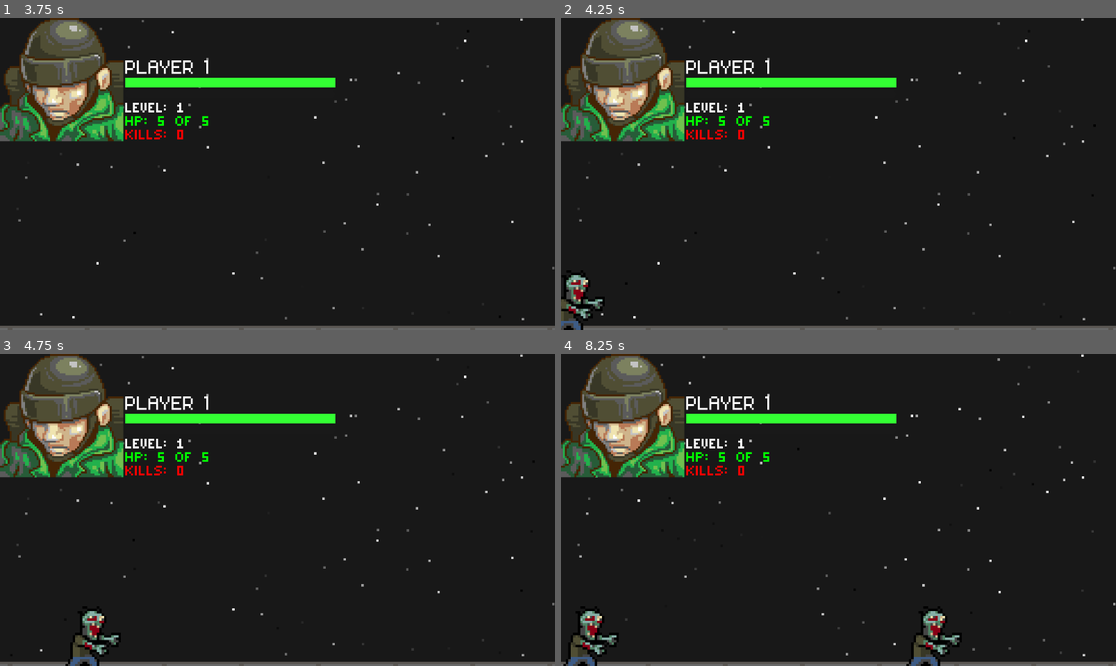
Above: before the commit, frames 1-4 (two rows, left to right).
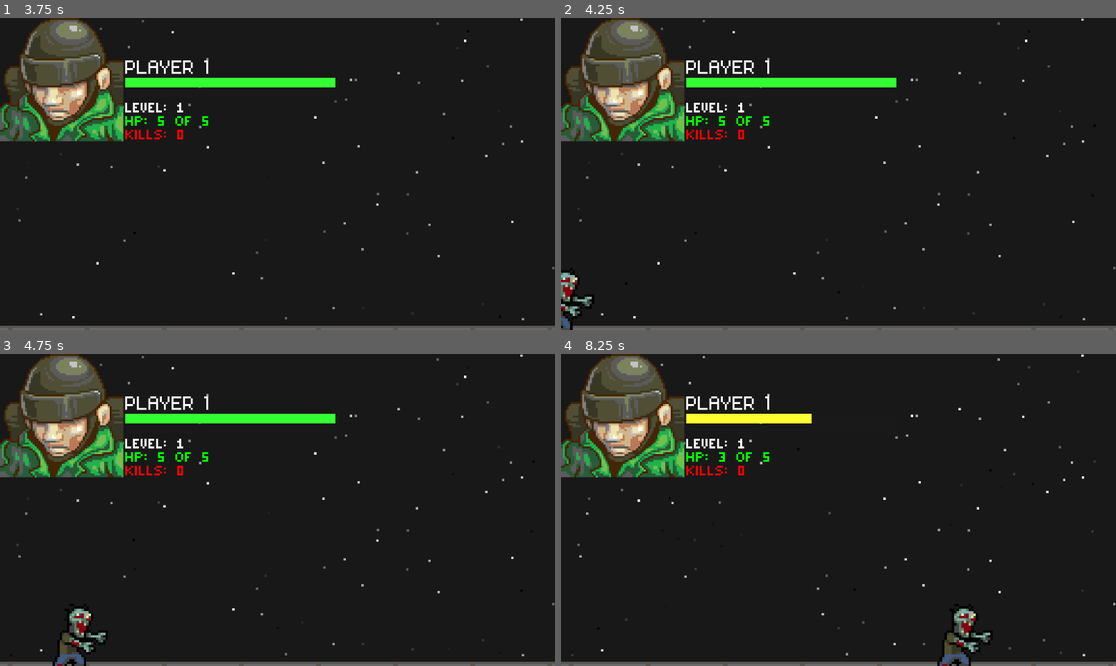
Above: after the commit, the same moments.

Repository: Tekknobot/ZombieSlug
Game: Godot game, scene res://Scenes/Main.tscn
Two runs of this game, one before a commit and one after it. Both use one fixed random seed, a clock stepped at 60 frames per second and the inputs below.
Inputs:
- Up to frame 1 (3.75 s): hold Right (ui_right) 0.53-2.03 s; tap Enter at 1.25, 2.75 s; tap Space at 2, 3.5 s; hold Left (ui_left) 2.03-2.78 s; hold Right (ui_right) from 2.78 s (still down)
- Up to frame 2 (4.25 s): keep holding Right (ui_right)
- Up to frame 3 (4.75 s): release Right (ui_right) at 4.28 s; hold Left (ui_left) from 4.28 s (still down)
- Up to frame 4 (8.25 s): release Left (ui_left) at 5.03 s; hold Right (ui_right) 5.03-5.78 s; hold Left (ui_left) 5.78-7.28 s; hold Right (ui_right) from 7.28 s (still down)

Frame 1 is identical in both runs. In frame 2, 0.7% of the frame differs, in the area x 0-8%, y 81-100%; in frame 3, 1.1%; in frame 4, 3.3%, in the area x 0-78%, y 19-100%.

Commit message:
Mini boss now takes damage from  summons.

Diff:
--- a/Scenes/Main.tscn
+++ b/Scenes/Main.tscn
@@ -6,11 +6,11 @@
 [ext_resource type="Script" path="res://Scripts/zombie_spawner.gd" id="4_js2x2"]
 [ext_resource type="Script" path="res://Scripts/hud.gd" id="5_id8m6"]
 [ext_resource type="Texture2D" uid="uid://8rdc17mv80x6" path="res://UI/buttons.png" id="5_rbj0p"]
-[ext_resource type="PackedScene" uid="uid://bnrw6icu4tawb" path="res://Scenes/Sprites/zombie_boss.tscn" id="6_aqvef"]
+[ext_resource type="PackedScene" uid="uid://5dojusd738pm" path="res://Scenes/Sprites/zombie_big.tscn" id="6_blc1p"]
 [ext_resource type="Texture2D" uid="uid://bkcwqu2daxeth" path="res://Portraits/soldier_port.png" id="6_vq0dw"]
 [ext_resource type="FontFile" uid="uid://csnhk3q4gx0" path="res://Fonts/magofonts/mago1.ttf" id="7_juo3a"]
 [ext_resource type="FontFile" uid="uid://buw362wjb8o8d" path="res://Fonts/magofonts/mago2.ttf" id="7_vaiej"]
-[ext_resource type="PackedScene" uid="uid://bm1g128j70kea" path="res://Scenes/Effects/StarNight.tscn" id="10_eeh2b"]
+[ext_resource type="PackedScene" path="res://Scenes/Effects/StarNight.tscn" id="10_eeh2b"]
 [ext_resource type="Script" path="res://Scripts/healthbar.gd" id="10_j2nv3"]
 
 [sub_resource type="RectangleShape2D" id="RectangleShape2D_kr8lm"]
@@ -766,7 +766,7 @@
 [node name="ZombieSpawner" type="Node2D" parent="."]
 script = ExtResource("4_js2x2")
 zombie_scene = ExtResource("3_rbltb")
-boss_scene = ExtResource("6_aqvef")
+boss_scene = ExtResource("6_blc1p")
 spawn_interval = 1.0
 spawn_distance = 500.0
 
--- a/Scenes/Sprites/dog.tscn
+++ b/Scenes/Sprites/dog.tscn
@@ -65,7 +65,7 @@
 }],
 "loop": true,
 "name": &"attack",
-"speed": 12.0
+"speed": 24.0
 }, {
 "frames": [],
 "loop": false,
--- a/Scenes/Sprites/zombie.tscn
+++ b/Scenes/Sprites/zombie.tscn
@@ -182,10 +182,10 @@
 }]
 
 [sub_resource type="CircleShape2D" id="CircleShape2D_n5t24"]
+radius = 11.0
 
 [node name="Zombie" type="CharacterBody2D" groups=["Zombie"]]
 script = ExtResource("1_75npq")
-max_speed = 65.0
 max_health = 3
 
 [node name="AnimatedSprite2D" type="AnimatedSprite2D" parent="."]
--- /dev/null
+++ b/Scenes/Sprites/zombie_big.tscn
@@ -0,0 +1,205 @@
+[gd_scene load_steps=43 format=3 uid="uid://5dojusd738pm"]
+
+[ext_resource type="Script" path="res://Scripts/zombie.gd" id="1_gucco"]
+[ext_resource type="Texture2D" uid="uid://cwttiy82qxf31" path="res://Scenes/Sprites/zombie/attack/zomb_atk1.png" id="2_x746p"]
+[ext_resource type="Texture2D" uid="uid://qnjdb2b476oc" path="res://Scenes/Sprites/zombie/attack/zomb_atk2.png" id="3_nr8rq"]
+[ext_resource type="Texture2D" uid="uid://conbn7eijk7ik" path="res://Scenes/Sprites/zombie/attack/zomb_atk3.png" id="4_1cfdv"]
+[ext_resource type="Texture2D" uid="uid://bbiip3q4hsnca" path="res://Scenes/Sprites/zombie/attack/zomb_atk4.png" id="5_vkruh"]
+[ext_resource type="Texture2D" uid="uid://b4bi7t7jgmuec" path="res://Scenes/Sprites/zombie/attack/zomb_atk5.png" id="6_w324t"]
+[ext_resource type="Texture2D" uid="uid://ds5m57cm46te3" path="res://Scenes/Sprites/zombie/attack/zomb_atk6.png" id="7_1v52e"]
+[ext_resource type="Texture2D" uid="uid://cwjoqf60hadln" path="res://Scenes/Sprites/zombie/attack/zomb_atk7.png" id="8_hxy72"]
+[ext_resource type="Texture2D" uid="uid://dkdnlfb307248" path="res://Scenes/Sprites/zombie/attack/zomb_atk8.png" id="9_phoym"]
+[ext_resource type="Texture2D" uid="uid://5kuwlayi1kxs" path="res://Scenes/Sprites/zombie/attack/zomb_atk9.png" id="10_th4m0"]
+[ext_resource type="Texture2D" uid="uid://d33mn8hqylym0" path="res://Scenes/Sprites/zombie/death/zombdeath1.png" id="11_g40ti"]
+[ext_resource type="Texture2D" uid="uid://bdjmjwslvoh1p" path="res://Scenes/Sprites/zombie/death/zombdeath2.png" id="12_1gyqj"]
+[ext_resource type="Texture2D" uid="uid://bj1hb4d75skp8" path="res://Scenes/Sprites/zombie/death/zombdeath3.png" id="13_l3bq2"]
+[ext_resource type="Texture2D" uid="uid://bhb55le4l04xe" path="res://Scenes/Sprites/zombie/death/zombdeath4.png" id="14_ie7mt"]
+[ext_resource type="Texture2D" uid="uid://d15nggjgsp263" path="res://Scenes/Sprites/zombie/death/zombdeath5.png" id="15_rsn81"]
+[ext_resource type="Texture2D" uid="uid://dhlxvl535sjvt" path="res://Scenes/Sprites/zombie/death/zombdeath6.png" id="16_i8xnh"]
+[ext_resource type="Texture2D" uid="uid://chc0m8hbl7pyu" path="res://Scenes/Sprites/zombie/death/zombdeath7.png" id="17_c6ip3"]
+[ext_resource type="Texture2D" uid="uid://ce8iblqfusimq" path="res://Scenes/Sprites/zombie/death/zombdeath8.png" id="18_lt0nm"]
+[ext_resource type="Texture2D" uid="uid://b6ttdibpfgrn8" path="res://Scenes/Sprites/zombie/idle/zombie_idle1.png" id="19_3u4fw"]
+[ext_resource type="Texture2D" uid="uid://btoqtsod45gqc" path="res://Scenes/Sprites/zombie/idle/zombie_idle2.png" id="20_b4s15"]
+[ext_resource type="Texture2D" uid="uid://fkv6sm2mdfc4" path="res://Scenes/Sprites/zombie/idle/zombie_idle3.png" id="21_chsyb"]
+[ext_resource type="Texture2D" uid="uid://dne03qbkspx0n" path="res://Scenes/Sprites/zombie/idle/zombie_idle4.png" id="22_wxnjr"]
+[ext_resource type="Texture2D" uid="uid://ckoyi6l2s5ahj" path="res://Scenes/Sprites/zombie/idle/zombie_idle5.png" id="23_8u0j6"]
+[ext_resource type="Texture2D" uid="uid://bs6egkba4nd0g" path="res://Scenes/Sprites/zombie/idle/zombie_idle6.png" id="24_y4g5g"]
+[ext_resource type="Texture2D" uid="uid://dxjegbbnp3b15" path="res://Scenes/Sprites/zombie/idle/zombie_idle7.png" id="25_plt8y"]
+[ext_resource type="Texture2D" uid="uid://dt51wlwgpjuu5" path="res://Scenes/Sprites/zombie/idle/zombie_idle8.png" id="26_bsada"]
+[ext_resource type="Texture2D" uid="uid://fcbtgkjenkjg" path="res://Scenes/Sprites/zombie/idle/zombie_idle9.png" id="27_odb8x"]
+[ext_resource type="Texture2D" uid="uid://jmfjpxs24kyd" path="res://Scenes/Sprites/zombie/idle/zombie_idle10.png" id="28_5l6md"]
+[ext_resource type="Texture2D" uid="uid://ddp2jaortrt0" path="res://Scenes/Sprites/zombie/idle/zombie_idle11.png" id="29_lglwn"]
+[ext_resource type="Texture2D" uid="uid://c285dillcm0gu" path="res://Scenes/Sprites/zombie/idle/zombie_idle12.png" id="30_wi84v"]
+[ext_resource type="Texture2D" uid="uid://caqq0bj7nltlf" path="res://Scenes/Sprites/zombie/idle/zombie_idle13.png" id="31_7qg10"]
+[ext_resource type="Texture2D" uid="uid://ceulsyilrttlt" path="res://Scenes/Sprites/zombie/idle/zombie_idle14.png" id="32_vpac0"]
+[ext_resource type="Texture2D" uid="uid://b1ggr5a8jw3ma" path="res://Scenes/Sprites/zombie/idle/zombie_idle15.png" id="33_5x67g"]
+[ext_resource type="Texture2D" uid="uid://pkn1oesytji0" path="res://Scenes/Sprites/zombie/idle/zombie_idle16.png" id="34_4556y"]
+[ext_resource type="Texture2D" uid="uid://h61s56kdc1ou" path="res://Scenes/Sprites/zombie/move/zomb1.png" id="35_dkcf4"]
+[ext_resource type="Texture2D" uid="uid://bs63wg0821lba" path="res://Scenes/Sprites/zombie/move/zomb2.png" id="36_02sli"]
+[ext_resource type="Texture2D" uid="uid://fsl7evesmsx7" path="res://Scenes/Sprites/zombie/move/zomb3.png" id="37_0xpjo"]
+[ext_resource type="Texture2D" uid="uid://qsa3qudet1kv" path="res://Scenes/Sprites/zombie/move/zomb4.png" id="38_xaff3"]
+[ext_resource type="Texture2D" uid="uid://css7ac8annlfv" path="res://Scenes/Sprites/zombie/move/zomb5.png" id="39_dpsd7"]
+[ext_resource type="Texture2D" uid="uid://b35xkorashy3" path="res://Scenes/Sprites/zombie/move/zomb6.png" id="40_5fi80"]
+
+[sub_resource type="SpriteFrames" id="SpriteFrames_yp3ch"]
+animations = [{
+"frames": [{
+"duration": 1.0,
+"texture": ExtResource("2_x746p")
+}, {
+"duration": 1.0,
+"texture": ExtResource("3_nr8rq")
+}, {
+"duration": 1.0,
+"texture": ExtResource("4_1cfdv")
+}, {
+"duration": 1.0,
+"texture": ExtResource("5_vkruh")
+}, {
+"duration": 1.0,
+"texture": ExtResource("6_w324t")
+}, {
+"duration": 1.0,
+"texture": ExtResource("7_1v52e")
+}, {
+"duration": 1.0,
+"texture": ExtResource("8_hxy72")
+}, {
+"duration": 1.0,
+"texture": ExtResource("9_phoym")
+}, {
+"duration": 1.0,
+"texture": ExtResource("10_th4m0")
+}],
+"loop": true,
+"name": &"attack",
+"speed": 24.0
+}, {
+"frames": [{
+"duration": 1.0,
+"texture": ExtResource("11_g40ti")
+}, {
+"duration": 1.0,
+"texture": ExtResource("12_1gyqj")
+}, {
+"duration": 1.0,
+"texture": ExtResource("13_l3bq2")
+}, {
+"duration": 1.0,
+"texture": ExtResource("14_ie7mt")
+}, {
+"duration": 1.0,
+"texture": ExtResource("15_rsn81")
+}, {
+"duration": 1.0,
+"texture": ExtResource("16_i8xnh")
+}, {
+"duration": 1.0,
+"texture": ExtResource("17_c6ip3")
+}, {
+"duration": 1.0,
+"texture": ExtResource("18_lt0nm")
+}],
+"loop": false,
+"name": &"death",
+"speed": 12.0
+}, {
+"frames": [{
+"duration": 1.0,
+"texture": ExtResource("19_3u4fw")
+}, {
+"duration": 1.0,
+"texture": ExtResource("20_b4s15")
+}, {
+"duration": 1.0,
+"texture": ExtResource("21_chsyb")
+}, {
+"duration": 1.0,
+"texture": ExtResource("22_wxnjr")
+}, {
+"duration": 1.0,
+"texture": ExtResource("23_8u0j6")
+}, {
+"duration": 1.0,
+"texture": ExtResource("24_y4g5g")
+}, {
+"duration": 1.0,
+"texture": ExtResource("25_plt8y")
+}, {
+"duration": 1.0,
+"texture": ExtResource("26_bsada")
+}, {
+"duration": 1.0,
+"texture": ExtResource("27_odb8x")
+}, {
+"duration": 1.0,
+"texture": ExtResource("28_5l6md")
+}, {
+"duration": 1.0,
+"texture": ExtResource("29_lglwn")
+}, {
+"duration": 1.0,
+"texture": ExtResource("30_wi84v")
+}, {
+"duration": 1.0,
+"texture": ExtResource("31_7qg10")
+}, {
+"duration": 1.0,
+"texture": ExtResource("32_vpac0")
+}, {
+"duration": 1.0,
+"texture": ExtResource("33_5x67g")
+}, {
+"duration": 1.0,
+"texture": ExtResource("34_4556y")
+}],
+"loop": true,
+"name": &"default",
+"speed": 12.0
+}, {
+"frames": [{
+"duration": 1.0,
+"texture": ExtResource("35_dkcf4")
+}, {
+"duration": 1.0,
+"texture": ExtResource("36_02sli")
+}, {
+"duration": 1.0,
+"texture": ExtResource("37_0xpjo")
+}, {
+"duration": 1.0,
+"texture": ExtResource("38_xaff3")
+}, {
+"duration": 1.0,
+"texture": ExtResource("39_dpsd7")
+}, {
+"duration": 1.0,
+"texture": ExtResource("40_5fi80")
+}],
+"loop": true,
+"name": &"move",
+"speed": 12.0
+}]
+
+[sub_resource type="CircleShape2D" id="CircleShape2D_n5t24"]
+radius = 11.0
+
+[node name="ZombieBig" type="CharacterBody2D" groups=["Zombie"]]
+script = ExtResource("1_gucco")
+xp_award = 10
+min_speed = 50.0
+attack_damage = 2
+max_health = 3
+
+[node name="AnimatedSprite2D" type="AnimatedSprite2D" parent="."]
+scale = Vector2(2, 2)
+sprite_frames = SubResource("SpriteFrames_yp3ch")
+animation = &"death"
+autoplay = "default"
+
+[node name="CollisionShape2D" type="CollisionShape2D" parent="." groups=["Zombie"]]
+position = Vector2(0, -31)
+shape = SubResource("CircleShape2D_n5t24")
+
+[node name="Point" type="Node2D" parent="."]
+position = Vector2(-18, -20)
--- a/Scenes/Sprites/zombie_boss.tscn
+++ /dev/null
@@ -1,204 +0,0 @@
-[gd_scene load_steps=43 format=3 uid="uid://bnrw6icu4tawb"]
-
-[ext_resource type="Script" path="res://Scripts/zombie.gd" id="1_xm44v"]
-[ext_resource type="Texture2D" uid="uid://cwttiy82qxf31" path="res://Scenes/Sprites/zombie/attack/zomb_atk1.png" id="2_a31eu"]
-[ext_resource type="Texture2D" uid="uid://qnjdb2b476oc" path="res://Scenes/Sprites/zombie/attack/zomb_atk2.png" id="3_4ad0e"]
-[ext_resource type="Texture2D" uid="uid://conbn7eijk7ik" path="res://Scenes/Sprites/zombie/attack/zomb_atk3.png" id="4_olef0"]
-[ext_resource type="Texture2D" uid="uid://bbiip3q4hsnca" path="res://Scenes/Sprites/zombie/attack/zomb_atk4.png" id="5_tqv7w"]
-[ext_resource type="Texture2D" uid="uid://b4bi7t7jgmuec" path="res://Scenes/Sprites/zombie/attack/zomb_atk5.png" id="6_ffhg5"]
-[ext_resource type="Texture2D" uid="uid://ds5m57cm46te3" path="res://Scenes/Sprites/zombie/attack/zomb_atk6.png" id="7_df01b"]
-[ext_resource type="Texture2D" uid="uid://cwjoqf60hadln" path="res://Scenes/Sprites/zombie/attack/zomb_atk7.png" id="8_t2olx"]
-[ext_resource type="Texture2D" uid="uid://dkdnlfb307248" path="res://Scenes/Sprites/zombie/attack/zomb_atk8.png" id="9_cmuc6"]
-[ext_resource type="Texture2D" uid="uid://5kuwlayi1kxs" path="res://Scenes/Sprites/zombie/attack/zomb_atk9.png" id="10_j105s"]
-[ext_resource type="Texture2D" uid="uid://d33mn8hqylym0" path="res://Scenes/Sprites/zombie/death/zombdeath1.png" id="11_spku7"]
-[ext_resource type="Texture2D" uid="uid://bdjmjwslvoh1p" path="res://Scenes/Sprites/zombie/death/zombdeath2.png" id="12_lex83"]
-[ext_resource type="Texture2D" uid="uid://bj1hb4d75skp8" path="res://Scenes/Sprites/zombie/death/zombdeath3.png" id="13_4cccg"]
-[ext_resource type="Texture2D" uid="uid://bhb55le4l04xe" path="res://Scenes/Sprites/zombie/death/zombdeath4.png" id="14_qq45i"]
-[ext_resource type="Texture2D" uid="uid://d15nggjgsp263" path="res://Scenes/Sprites/zombie/death/zombdeath5.png" id="15_frp3b"]
-[ext_resource type="Texture2D" uid="uid://dhlxvl535sjvt" path="res://Scenes/Sprites/zombie/death/zombdeath6.png" id="16_u1ilk"]
-[ext_resource type="Texture2D" uid="uid://chc0m8hbl7pyu" path="res://Scenes/Sprites/zombie/death/zombdeath7.png" id="17_yva34"]
-[ext_resource type="Texture2D" uid="uid://ce8iblqfusimq" path="res://Scenes/Sprites/zombie/death/zombdeath8.png" id="18_70tgc"]
-[ext_resource type="Texture2D" uid="uid://b6ttdibpfgrn8" path="res://Scenes/Sprites/zombie/idle/zombie_idle1.png" id="19_34l7b"]
-[ext_resource type="Texture2D" uid="uid://btoqtsod45gqc" path="res://Scenes/Sprites/zombie/idle/zombie_idle2.png" id="20_003xt"]
-[ext_resource type="Texture2D" uid="uid://fkv6sm2mdfc4" path="res://Scenes/Sprites/zombie/idle/zombie_idle3.png" id="21_xgfmw"]
-[ext_resource type="Texture2D" uid="uid://dne03qbkspx0n" path="res://Scenes/Sprites/zombie/idle/zombie_idle4.png" id="22_gfcjc"]
-[ext_resource type="Texture2D" uid="uid://ckoyi6l2s5ahj" path="res://Scenes/Sprites/zombie/idle/zombie_idle5.png" id="23_78rmr"]
-[ext_resource type="Texture2D" uid="uid://bs6egkba4nd0g" path="res://Scenes/Sprites/zombie/idle/zombie_idle6.png" id="24_83jtn"]
-[ext_resource type="Texture2D" uid="uid://dxjegbbnp3b15" path="res://Scenes/Sprites/zombie/idle/zombie_idle7.png" id="25_nnwu2"]
-[ext_resource type="Texture2D" uid="uid://dt51wlwgpjuu5" path="res://Scenes/Sprites/zombie/idle/zombie_idle8.png" id="26_r6go8"]
-[ext_resource type="Texture2D" uid="uid://fcbtgkjenkjg" path="res://Scenes/Sprites/zombie/idle/zombie_idle9.png" id="27_stn12"]
-[ext_resource type="Texture2D" uid="uid://jmfjpxs24kyd" path="res://Scenes/Sprites/zombie/idle/zombie_idle10.png" id="28_f0vb4"]
-[ext_resource type="Texture2D" uid="uid://ddp2jaortrt0" path="res://Scenes/Sprites/zombie/idle/zombie_idle11.png" id="29_5fcf3"]
-[ext_resource type="Texture2D" uid="uid://c285dillcm0gu" path="res://Scenes/Sprites/zombie/idle/zombie_idle12.png" id="30_kb01m"]
-[ext_resource type="Texture2D" uid="uid://caqq0bj7nltlf" path="res://Scenes/Sprites/zombie/idle/zombie_idle13.png" id="31_gigw3"]
-[ext_resource type="Texture2D" uid="uid://ceulsyilrttlt" path="res://Scenes/Sprites/zombie/idle/zombie_idle14.png" id="32_rjooq"]
-[ext_resource type="Texture2D" uid="uid://b1ggr5a8jw3ma" path="res://Scenes/Sprites/zombie/idle/zombie_idle15.png" id="33_ucv5k"]
-[ext_resource type="Texture2D" uid="uid://pkn1oesytji0" path="res://Scenes/Sprites/zombie/idle/zombie_idle16.png" id="34_nhpsu"]
-[ext_resource type="Texture2D" uid="uid://h61s56kdc1ou" path="res://Scenes/Sprites/zombie/move/zomb1.png" id="35_ho8om"]
-[ext_resource type="Texture2D" uid="uid://bs63wg0821lba" path="res://Scenes/Sprites/zombie/move/zomb2.png" id="36_6wqrk"]
-[ext_resource type="Texture2D" uid="uid://fsl7evesmsx7" path="res://Scenes/Sprites/zombie/move/zomb3.png" id="37_m0p2s"]
-[ext_resource type="Texture2D" uid="uid://qsa3qudet1kv" path="res://Scenes/Sprites/zombie/move/zomb4.png" id="38_m4xwm"]
-[ext_resource type="Texture2D" uid="uid://css7ac8annlfv" path="res://Scenes/Sprites/zombie/move/zomb5.png" id="39_7xsgh"]
-[ext_resource type="Texture2D" uid="uid://b35xkorashy3" path="res://Scenes/Sprites/zombie/move/zomb6.png" id="40_mps4t"]
-
-[sub_resource type="SpriteFrames" id="SpriteFrames_yp3ch"]
-animations = [{
-"frames": [{
-"duration": 1.0,
-"texture": ExtResource("2_a31eu")
-}, {
-"duration": 1.0,
-"texture": ExtResource("3_4ad0e")
-}, {
-"duration": 1.0,
-"texture": ExtResource("4_olef0")
-}, {
-"duration": 1.0,
-"texture": ExtResource("5_tqv7w")
-}, {
-"duration": 1.0,
-"texture": ExtResource("6_ffhg5")
-}, {
-"duration": 1.0,
-"texture": ExtResource("7_df01b")
-}, {
-"duration": 1.0,
-"texture": ExtResource("8_t2olx")
-}, {
-"duration": 1.0,
-"texture": ExtResource("9_cmuc6")
-}, {
-"duration": 1.0,
-"texture": ExtResource("10_j105s")
-}],
-"loop": true,
-"name": &"attack",
-"speed": 24.0
-}, {
-"frames": [{
-"duration": 1.0,
-"texture": ExtResource("11_spku7")
-}, {
-"duration": 1.0,
-"texture": ExtResource("12_lex83")
-}, {
-"duration": 1.0,
-"texture": ExtResource("13_4cccg")
-}, {
-"duration": 1.0,
-"texture": ExtResource("14_qq45i")
-}, {
-"duration": 1.0,
-"texture": ExtResource("15_frp3b")
-}, {
-"duration": 1.0,
-"texture": ExtResource("16_u1ilk")
-}, {
-"duration": 1.0,
-"texture": ExtResource("17_yva34")
-}, {
-"duration": 1.0,
-"texture": ExtResource("18_70tgc")
-}],
-"loop": false,
-"name": &"death",
-"speed": 12.0
-}, {
-"frames": [{
-"duration": 1.0,
-"texture": ExtResource("19_34l7b")
-}, {
-"duration": 1.0,
-"texture": ExtResource("20_003xt")
-}, {
-"duration": 1.0,
-"texture": ExtResource("21_xgfmw")
-}, {
-"duration": 1.0,
-"texture": ExtResource("22_gfcjc")
-}, {
-"duration": 1.0,
-"texture": ExtResource("23_78rmr")
-}, {
-"duration": 1.0,
-"texture": ExtResource("24_83jtn")
-}, {
-"duration": 1.0,
-"texture": ExtResource("25_nnwu2")
-}, {
-"duration": 1.0,
-"texture": ExtResource("26_r6go8")
-}, {
-"duration": 1.0,
-"texture": ExtResource("27_stn12")
-}, {
-"duration": 1.0,
-"texture": ExtResource("28_f0vb4")
-}, {
-"duration": 1.0,
-"texture": ExtResource("29_5fcf3")
-}, {
-"duration": 1.0,
-"texture": ExtResource("30_kb01m")
-}, {
-"duration": 1.0,
-"texture": ExtResource("31_gigw3")
-}, {
-"duration": 1.0,
-"texture": ExtResource("32_rjooq")
-}, {
-"duration": 1.0,
-"texture": ExtResource("33_ucv5k")
-}, {
-"duration": 1.0,
-"texture": ExtResource("34_nhpsu")
-}],
-"loop": true,
-"name": &"default",
-"speed": 12.0
-}, {
-"frames": [{
-"duration": 1.0,
-"texture": ExtResource("35_ho8om")
-}, {
-"duration": 1.0,
-"texture": ExtResource("36_6wqrk")
-}, {
-"duration": 1.0,
-"texture": ExtResource("37_m0p2s")
-}, {
-"duration": 1.0,
-"texture": ExtResource("38_m4xwm")
-}, {
-"duration": 1.0,
-"texture": ExtResource("39_7xsgh")
-}, {
-"duration": 1.0,
-"texture": ExtResource("40_mps4t")
-}],
-"loop": true,
-"name": &"move",
-"speed": 12.0
-}]
-
-[sub_resource type="CircleShape2D" id="CircleShape2D_n5t24"]
-radius = 25.0
-
-[node name="ZombieBoss" type="CharacterBody2D" groups=["Zombie"]]
-script = ExtResource("1_xm44v")
-max_speed = 65.0
-attack_damage = 2
-max_health = 15
-
-[node name="AnimatedSprite2D" type="AnimatedSprite2D" parent="."]
-scale = Vector2(2, 2)
-sprite_frames = SubResource("SpriteFrames_yp3ch")
-animation = &"death"
-autoplay = "default"
-
-[node name="CollisionShape2D" type="CollisionShape2D" parent="." groups=["Zombie"]]
-position = Vector2(0, -43)
-shape = SubResource("CircleShape2D_n5t24")
-
-[node name="Point" type="Node2D" parent="."]
-position = Vector2(-18, -20)
--- a/Scripts/zombie_spawner.gd
+++ b/Scripts/zombie_spawner.gd
@@ -74,7 +74,7 @@
 
 	var boss = boss_scene.instantiate()
 	boss.global_position = boss_pos
-	if not boss.is_in_group("Boss"):
-		boss.add_to_group("Boss")
+	if not boss.is_in_group("Zombie"):
+		boss.add_to_group("Zombie")
 	get_tree().get_current_scene().add_child(boss)
-	print("🦹‍♂️ Boss spawned at level ", new_level, " → ", boss_pos)
+	print("🦹‍♂️ Zombie Boss spawned at level ", new_level, " → ", boss_pos)
